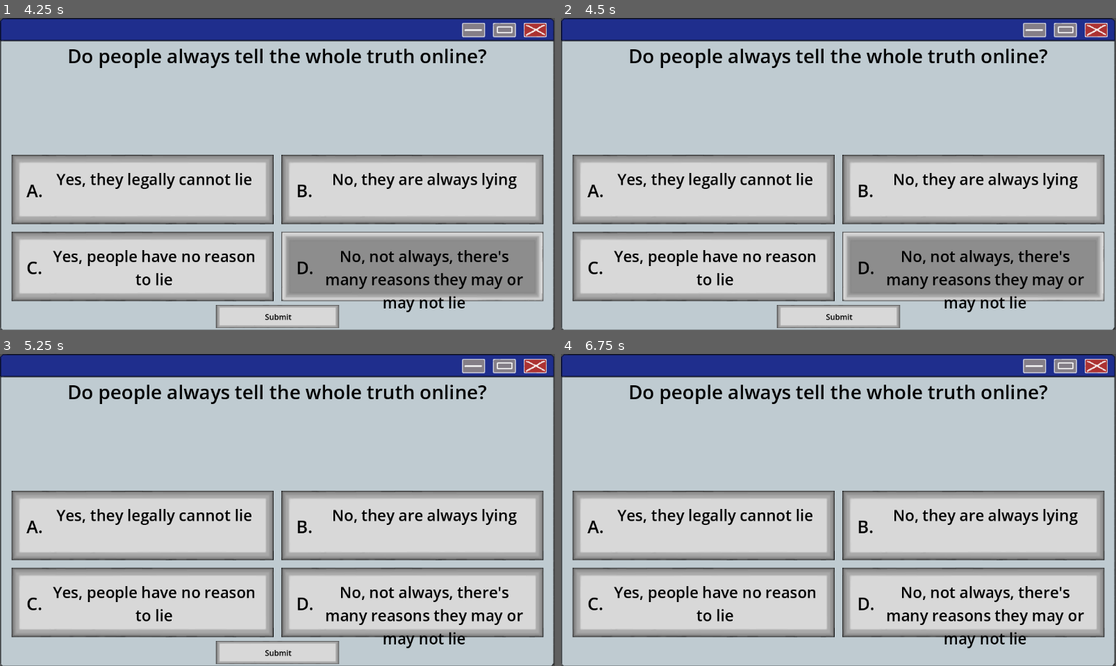
Above: before the commit, frames 1-4 (two rows, left to right).
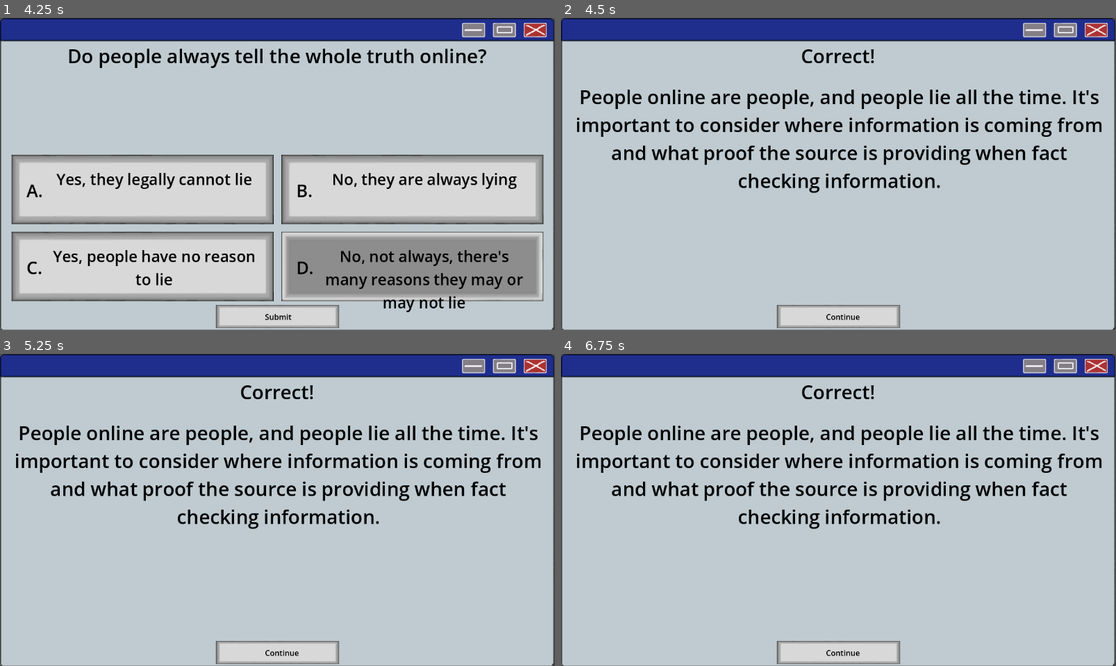
Above: after the commit, the same moments.

Repository: CalebJoines/Computer-Castle
Game: Godot game, scene res://Scenes/resource_picker.tscn
Two runs of this game, one before a commit and one after it. Both use one fixed random seed, a clock stepped at 60 frames per second and the inputs below.
Inputs (mouse positions are in pixels of both pictures, inside the frame that each line leads up to):
- Up to frame 1 (4.25 s): tap Enter at 0.5, 2 s; drag from (160, 177) to (382, 180) at 0.52 s; tap Space at 1.25, 3.5 s; drag from (144, 189) to (410, 189) at 1.27 s; click (410, 189) at 2.17 s; drag from (144, 267) to (410, 267) at 2.77 s; drag from (410, 267) to (277, 317) at 3.52 s
- Up to frame 2 (4.5 s): tap Enter at 4.25 s; drag from (838, 317) to (705, 267) at 4.27 s
- Up to frame 3 (5.25 s): tap Space at 5 s; move the mouse to (305, 510) at 5.02 s; click (305, 510) at 5.17 s
- Up to frame 4 (6.75 s): drag from (755, 432) to (971, 603) at 5.77 s; move the mouse to (960, 494) at 6.52 s; click (960, 494) at 6.67 s

Frame 1 is identical in both runs. In frame 2, 45% of the frame differs, in the area x 2-98%, y 9-97%; in frame 3, 46%; in frame 4, 47%, in the area x 2-98%, y 9-100%.

Commit message:
Submit now displays functional continue button

Diff:
--- a/computer-castle-/Scenes/question.tscn
+++ b/computer-castle-/Scenes/question.tscn
@@ -293,6 +293,7 @@
 [node name="CollisionShape2D" type="CollisionShape2D" parent="Answer Buttons/SubmitButton/Area2d_Submit" unique_id=376302596]
 shape = SubResource("RectangleShape2D_fru62")
 
+[connection signal="input_event" from="PopupBackground/ContinueButton/Area2D_Continue" to="Answer Buttons/AnswerController" method="_on_area_2d_continue_input_event"]
 [connection signal="input_event" from="Answer Buttons/AnswerButton A/Area2D_A" to="Answer Buttons/AnswerController" method="_on_area_2d_a_input_event"]
 [connection signal="input_event" from="Answer Buttons/AnswerButton B/Area2D_B" to="Answer Buttons/AnswerController" method="_on_area_2d_b_input_event"]
 [connection signal="input_event" from="Answer Buttons/AnswerButton C/Area2D_C" to="Answer Buttons/AnswerController" method="_on_area_2d_c_input_event"]
--- a/computer-castle-/Scripts/answer_controller.gd
+++ b/computer-castle-/Scripts/answer_controller.gd
@@ -68,7 +68,7 @@
 	answerD.play("Unclicked")
 	subbutton.visible = false
 
-func show_explanation():
+func show_explanationI():
 	explanation_label.text = current_question["explanation"]
 	question_label.text = "Incorrect!"
 	explanation_label.visible = true
@@ -79,6 +79,17 @@
 	answerD.visible = false
 	subbutton.visible = false
 
+func show_explanationC():
+	explanation_label.text = current_question["explanation"]
+	question_label.text = "Correct!"
+	explanation_label.visible = true
+	continue_button.visible = true
+	answerA.visible = false
+	answerB.visible = false
+	answerC.visible = false
+	answerD.visible = false
+	subbutton.visible = false
+
 func check_answer():
 	selected_answer = get_selected_answer()
 	if selected_answer == -1:
@@ -86,9 +97,10 @@
 	if selected_answer == current_question["correct_index"]:
 		print("Correct!")
 		QuestionManager.remove_question(current_question)
+		show_explanationC()
 	else:
 		print("Incorrect!")
-		show_explanation()
+		show_explanationI()
 
 func _on_area_2d_a_input_event(viewport: Node, event: InputEvent, shape_idx: int) -> void:
 	if event is InputEventMouseButton and event.button_index == MOUSE_BUTTON_LEFT:
@@ -170,7 +182,6 @@
 				answerD.play("Unclicked")
 				dchecked = false
 				subbutton.visible = false
-
 
 func _on_area_2d_submit_input_event(viewport: Node, event: InputEvent, shape_idx: int) -> void:
 	if event is InputEventMouseButton and event.button_index == MOUSE_BUTTON_LEFT:
@@ -184,3 +195,8 @@
 			if dchecked == true:
 				print("Answered D")
 			check_answer()
+
+func _on_area_2d_continue_input_event(viewport: Node, event: InputEvent, shape_idx: int) -> void:
+	if event is InputEventMouseButton and event.button_index == MOUSE_BUTTON_LEFT:
+		if event.pressed:
+			get_tree().change_scene_to_file(scenepath)
